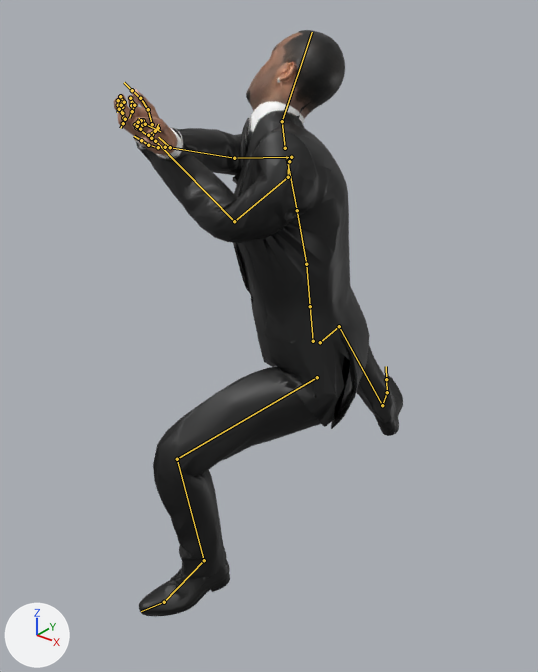
Renders of the glTF model Projects/StrongestInHistoryVsToday/res/Models/Characters/PlayerSword/sih_player_sword.gltf from each side of a commit.
Camera for both pictures: a 50 mm camera at (1.07, -1.53, 1.75) aimed at (-0.18, 0.02, 0.79). The axes (+X, +Y, +Z) are drawn at lower left. The lights are the same throughout. The picture after the commit comes second. Both versions are drawn at frame 12 of the action 'Attack_Light_4'; the numbers are the values there. The bones that change, and the others that lie on the model, are drawn over the model as lines.

The first picture shows 'sih_player_sword', 'sih_player_sword_head'.
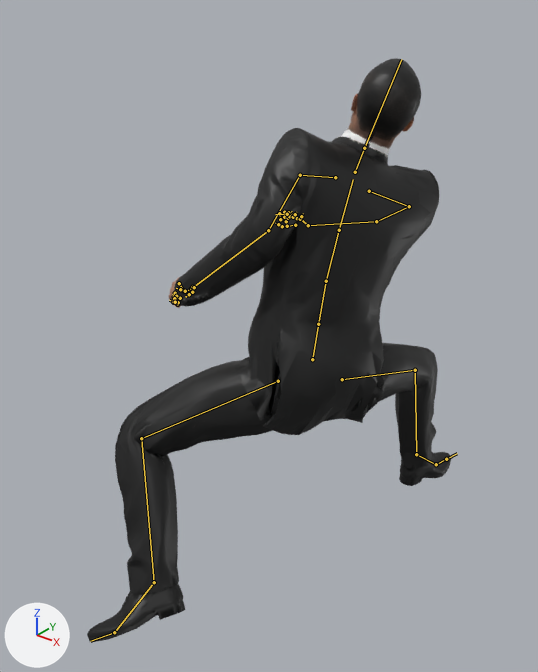
Edits to the bpy script that builds the scene:
```text
Change bone_hips:
    where bone_hips = bpy.data.objects['Armature'].pose.bones['Hips']
    bone_hips.location: (0.0, -0.16, -0.016) -> (0.0, -0.217, -0.021)
    bone_hips.rotation_quaternion: (-0.478, -0.033, -0.877, 0.008) -> (-0.86, -0.106, -0.493, -0.085)  # degrees (-2, 123, -5) -> degrees (28, 56, 27)
Change bone_spine:
    where bone_spine = bpy.data.objects['Armature'].pose.bones['Spine']  # child of 'Spine_Low'
    bone_spine.rotation_quaternion: (0.991, 0.049, 0.043, 0.114) -> (0.99, 0.09, 0.038, 0.102)  # degrees (6, 4, 13) -> degrees (11, 3, 12)
Change bone_chest:
    where bone_chest = bpy.data.objects['Armature'].pose.bones['Chest']  # child of 'Spine'
    bone_chest.rotation_quaternion: (1.0, 0.009, 0.005, 0.012) -> (1.0, 0.016, 0.004, 0.017)  # degrees (1, 1, 1) -> degrees (2, 0, 2)
Change bone_neck:
    where bone_neck = bpy.data.objects['Armature'].pose.bones['Neck']  # child of 'Chest'
    bone_neck.rotation_quaternion: (0.961, -0.237, -0.008, 0.142) -> (0.975, -0.211, 0.012, 0.07)  # degrees (-27, 3, 16) -> degrees (-24, 3, 8)
Change bone_head:
    where bone_head = bpy.data.objects['Armature'].pose.bones['Head']  # child of 'Neck'
    bone_head.rotation_quaternion: (0.958, -0.216, -0.185, 0.038) -> (0.959, -0.204, -0.185, -0.073)  # degrees (-27, -20, 9) -> degrees (-23, -23, -4)
Change bone_shoulder_l:
    where bone_shoulder_l = bpy.data.objects['Armature'].pose.bones['Shoulder_L']  # child of 'Chest'
    bone_shoulder_l.rotation_quaternion: (0.99, -0.128, 0.041, 0.042) -> (0.985, -0.128, 0.05, -0.109)  # degrees (-15, 5, 4) -> degrees (-15, 4, -13)
Change bone_upperarm_l:
    where bone_upperarm_l = bpy.data.objects['Armature'].pose.bones['UpperArm_L']  # child of 'Shoulder_L'
    bone_upperarm_l.rotation_quaternion: (0.769, 0.238, -0.21, 0.555) -> (0.962, 0.167, 0.066, 0.205)  # degrees (9, -36, 69) -> degrees (20, 3, 25)
Change bone_lowerarm_l:
    where bone_lowerarm_l = bpy.data.objects['Armature'].pose.bones['LowerArm_L']  # child of 'UpperArm_L'
    bone_lowerarm_l.rotation_quaternion: (0.738, 0.441, -0.37, 0.352) -> (0.915, -0.005, -0.218, 0.339)  # degrees (49, -59, 22) -> degrees (-10, -23, 43)
Change bone_hand_l:
    where bone_hand_l = bpy.data.objects['Armature'].pose.bones['Hand_L']  # child of 'LowerArm_L'
    bone_hand_l.rotation_quaternion: (0.814, -0.265, 0.188, 0.481) -> (0.966, 0.005, 0.212, 0.147)  # degrees (-18, 34, 56) -> degrees (5, 24, 18)
Change bone_shoulder_r:
    where bone_shoulder_r = bpy.data.objects['Armature'].pose.bones['Shoulder_R']  # child of 'Chest'
    bone_shoulder_r.rotation_quaternion: (0.951, -0.31, -0.018, 0.0) -> (0.967, -0.251, -0.007, 0.04)  # degrees (-36, -2, 1) -> degrees (-29, 0, 5)
Change bone_upperarm_r:
    where bone_upperarm_r = bpy.data.objects['Armature'].pose.bones['UpperArm_R']  # child of 'Shoulder_R'
    bone_upperarm_r.rotation_quaternion: (0.651, -0.169, 0.053, -0.738) -> (0.725, -0.015, -0.077, -0.684)  # degrees (-18, -10, -96) -> degrees (5, -8, -87)
Change bone_lowerarm_r:
    where bone_lowerarm_r = bpy.data.objects['Armature'].pose.bones['LowerArm_R']  # child of 'UpperArm_R'
    bone_lowerarm_r.rotation_quaternion: (0.823, -0.043, -0.284, -0.489) -> (0.99, -0.056, -0.12, -0.04)  # degrees (14, -31, -65) -> degrees (-6, -14, -4)
Change bone_hand_r:
    where bone_hand_r = bpy.data.objects['Armature'].pose.bones['Hand_R']  # child of 'LowerArm_R'
    bone_hand_r.rotation_quaternion: (0.961, -0.266, 0.036, 0.073) -> (0.917, -0.295, -0.266, 0.021)  # degrees (-31, 6, 7) -> degrees (-39, -28, 13)
Change bone_thigh_l:
    where bone_thigh_l = bpy.data.objects['Armature'].pose.bones['Thigh_L']  # child of 'Hips'
    bone_thigh_l.rotation_quaternion: (0.787, 0.598, -0.056, 0.141) -> (0.851, 0.345, -0.221, 0.329)  # degrees (73, -15, 9) -> degrees (34, -37, 31)
Change bone_shin_l:
    where bone_shin_l = bpy.data.objects['Armature'].pose.bones['Shin_L']  # child of 'Thigh_L'
    bone_shin_l.rotation_quaternion: (0.754, -0.603, -0.259, -0.022) -> (0.744, -0.625, -0.235, 0.024)  # degrees (-81, -25, 18) -> degrees (-83, -19, 20)
Change bone_foot_l:
    where bone_foot_l = bpy.data.objects['Armature'].pose.bones['Foot_L']  # child of 'Shin_L'
    bone_foot_l.rotation_quaternion: (0.985, 0.027, 0.13, -0.109) -> (0.974, -0.107, 0.181, -0.086)  # degrees (1, 15, -12) -> degrees (-15, 19, -13)
Change bone_thigh_r:
    where bone_thigh_r = bpy.data.objects['Armature'].pose.bones['Thigh_R']  # child of 'Hips'
    bone_thigh_r.rotation_quaternion: (0.567, 0.384, 0.629, -0.369) -> (0.578, 0.609, 0.483, -0.249)  # degrees (18, 95, -46) -> degrees (114, 60, 36)
Change bone_shin_r:
    where bone_shin_r = bpy.data.objects['Armature'].pose.bones['Shin_R']  # child of 'Thigh_R'
    bone_shin_r.rotation_quaternion: (0.847, -0.516, -0.058, -0.111) -> (0.854, -0.516, 0.004, -0.062)  # degrees (-62, -12, -8) -> degrees (-62, -3, -6)
Change bone_foot_r:
    where bone_foot_r = bpy.data.objects['Armature'].pose.bones['Foot_R']  # child of 'Shin_R'
    bone_foot_r.rotation_quaternion: (0.99, 0.054, -0.019, 0.129) -> (0.975, -0.158, -0.139, 0.072)  # degrees (6, -3, 15) -> degrees (-20, -14, 11)
```

Boxes [x1, y1, x2, y2] around the edits, measured in the pictures (538 x 672 px):
'sih_player_sword', posed (26% wider): before [114, 89, 403, 616]; after [87, 128, 451, 642]
'sih_player_sword_head', posed: before [241, 30, 345, 149]; after [340, 58, 421, 162]
bone 'Hips', root to tip: before (313, 341) to (310, 306); after (312, 359) to (318, 324)
bone 'Spine', root to tip: before (306, 264) to (297, 210); after (326, 281) to (339, 230)
bone 'Chest', root to tip: before (297, 210) to (286, 156); after (339, 230) to (353, 179)
bone 'Neck', root to tip: before (285, 148) to (282, 121); after (355, 172) to (364, 148)
bone 'Head', root to tip: before (282, 121) to (312, 32); after (364, 148) to (401, 59)
bone 'Shoulder_L', root to tip: before (288, 161) to (288, 177); after (335, 177) to (300, 175)
bone 'UpperArm_L', root to tip: before (288, 177) to (234, 221); after (300, 175) to (268, 230)
bone 'LowerArm_L', root to tip: before (234, 221) to (155, 141); after (268, 230) to (191, 288)
bone 'Hand_L', root to tip: before (155, 141) to (140, 130); after (191, 288) to (183, 292)
bone 'Shoulder_R', root to tip: before (289, 161) to (291, 157); after (369, 191) to (409, 206)
bone 'UpperArm_R', root to tip: before (291, 157) to (234, 158); after (409, 206) to (376, 221)
bone 'LowerArm_R', root to tip: before (234, 158) to (170, 147); after (376, 221) to (308, 225)
bone 'Hand_R', root to tip: before (170, 147) to (158, 137); after (308, 225) to (302, 220)
bone 'Thigh_L', root to tip: before (317, 377) to (177, 459); after (278, 381) to (141, 438)
bone 'Shin_L', root to tip: before (177, 459) to (204, 560); after (141, 438) to (154, 582)
bone 'Foot_L', root to tip: before (204, 560) to (164, 602); after (154, 582) to (114, 632)
bone 'Thigh_R', root to tip: before (320, 342) to (339, 326); after (342, 379) to (415, 370)
bone 'Shin_R', root to tip: before (339, 326) to (382, 405); after (415, 370) to (416, 454)
bone 'Foot_R', root to tip: before (382, 405) to (387, 392); after (416, 454) to (436, 464)
